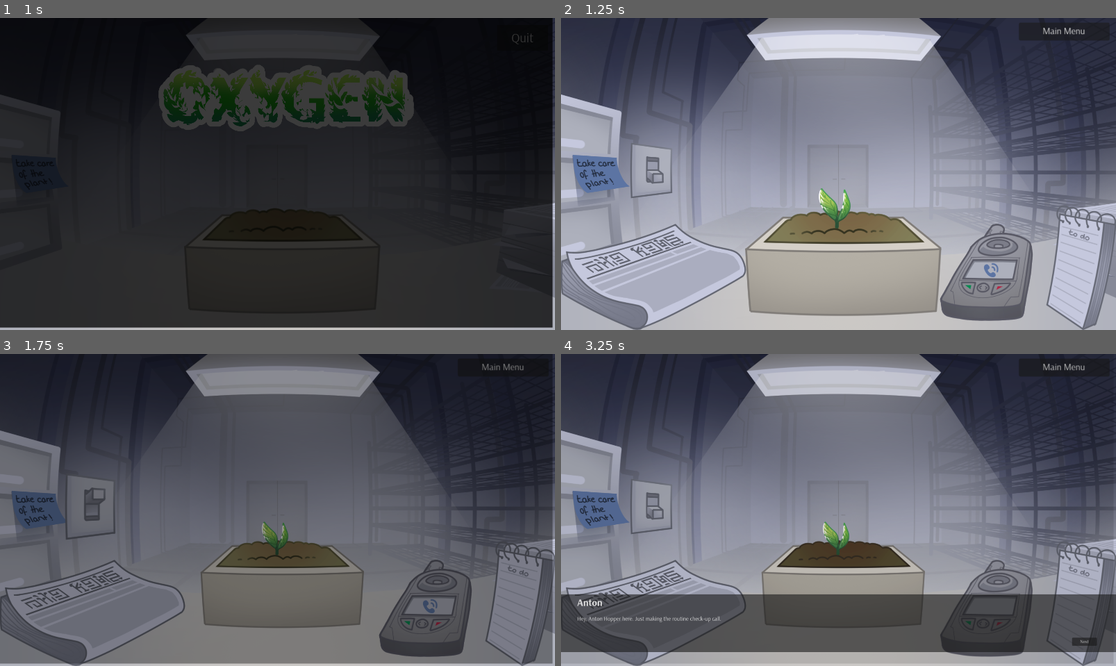
Above: before the commit, frames 1-4 (two rows, left to right).
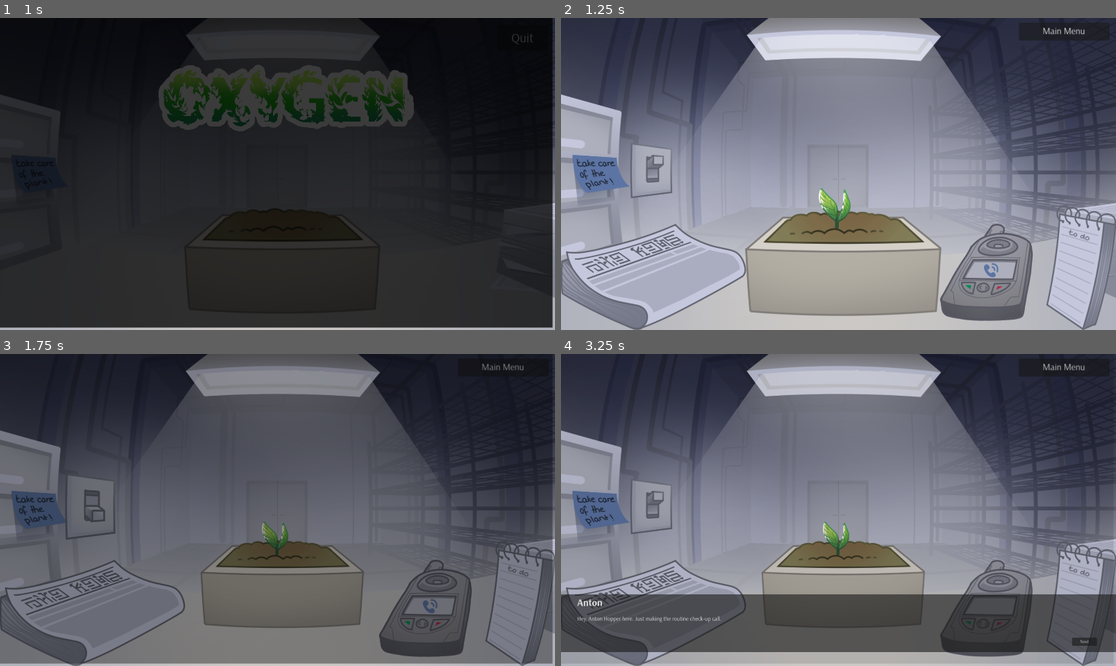
Above: after the commit, the same moments.

Repository: gringames/fem-devs-jam-24
Game: Godot game, scene res://menus/main_menu.tscn
Two runs of this game, one before a commit and one after it. Both use one fixed random seed, a clock stepped at 60 frames per second and the inputs below. Sound files missing from this copy of the repository are replaced by a short silence.
Inputs (mouse positions are in pixels of both pictures, inside the frame that each line leads up to):
- Up to frame 1 (1 s): move the mouse to (283, 245) at 0.52 s; click (283, 245) at 0.6 s
- Up to frame 2 (1.25 s): no input
- Up to frame 3 (1.75 s): move the mouse to (88, 506) at 1.27 s; click (88, 506) at 1.35 s
- Up to frame 4 (3.25 s): move the mouse to (844, 584) at 2.02 s; click (844, 584) at 2.1 s; move the mouse to (993, 609) at 2.77 s; click (993, 609) at 2.85 s

Frame 1 is identical in both runs. In frame 2, 0.2% of the frame differs, in the area x 15-19%, y 43-54%; in frame 3, 0.2%; in frame 4, 1.5%, in the area x 15-63%, y 43-69%.

Commit message:
plant and light switch update while dark

Diff:
--- a/femdevsjam24/Features/day_cycle/day_manager.gd
+++ b/femdevsjam24/Features/day_cycle/day_manager.gd
@@ -12,6 +12,7 @@
 @export var lights_on_sfx: AudioStreamPlayer
 @export var audioTrackHandler: TrackHandler
 @export var phone: Phone
+@export var light_switch: LightSwitch
 
 
 var day_info: Dictionary = {
@@ -227,7 +228,9 @@
 		},
 }
 
-var current_day: int = 1 # start with day 1 as day 0 is main menu
+
+ # start with day 1 as day 0 is main menu
+var current_day: int = 1
 
 const tasks_key: String = "tasks"
 const calls_key: String = "calls"
@@ -252,6 +255,7 @@
 
 	current_day += 1
 	lights_off_sfx.play()
+	light_switch.switch_off()
 	fade.fade_to_black()
 	_stop_current_music_track()
 
@@ -261,21 +265,22 @@
 		_determine_ending()
 		return
 
+	if has_tent_today[current_day - 1]:
+		plant.grow()
+	plant.get_dry()
+
 	play_track_for_current_day()
 	fade.fade_from_black()
 	lights_on_sfx.play()
+	light_switch.switch_on()
+
 
 
 func _next_day() -> void:
-	# print("current day: ", current_day)
 	_handle_day()
 
 
 func _handle_day() -> void:
-	if has_tent_today[current_day - 1]:
-		plant.grow()
-	plant.get_dry()
-
 	var current_calls: Array = day_info[current_day][calls_key]
 	if _is_call_happening_today(current_calls):
 		phone.ring()
--- a/femdevsjam24/Game/game.tscn
+++ b/femdevsjam24/Game/game.tscn
@@ -110,7 +110,7 @@
 
 [node name="Logic" type="Node" parent="."]
 
-[node name="DayManager" type="Node" parent="Logic" node_paths=PackedStringArray("next_day_button", "phone_call_text_box", "task_list", "newspaper", "plant", "fade", "audioStreamPlayer", "lights_off_sfx", "lights_on_sfx", "audioTrackHandler", "phone")]
+[node name="DayManager" type="Node" parent="Logic" node_paths=PackedStringArray("next_day_button", "phone_call_text_box", "task_list", "newspaper", "plant", "fade", "audioStreamPlayer", "lights_off_sfx", "lights_on_sfx", "audioTrackHandler", "phone", "light_switch")]
 script = ExtResource("6_i1hnc")
 next_day_button = NodePath("../../LightSwitch/LightSwitchClickable")
 phone_call_text_box = NodePath("../../TextBox")
@@ -123,6 +123,7 @@
 lights_on_sfx = NodePath("../../LightSwitch/LightSFXon")
 audioTrackHandler = NodePath("../TrackHandler")
 phone = NodePath("../../Phone")
+light_switch = NodePath("../../LightSwitch")
 
 [node name="TrackHandler" type="Node" parent="Logic"]
 script = ExtResource("13_towrx")
--- a/femdevsjam24/Game/light_switch.gd
+++ b/femdevsjam24/Game/light_switch.gd
@@ -1,15 +1,17 @@
 extends Sprite2D
+class_name LightSwitch
 
 @export var on: Texture2D
 @export var off: Texture2D
 
 
 func _ready() -> void:
-	texture = off
-	$LightSwitchClickable.connect("mouse_clicked_on_object", _switch)
+	switch_on()
+	$LightSwitchClickable.connect("mouse_clicked_on_object", switch_off)
 
 
-func _switch():
+func switch_on():
 	texture = on
-	await get_tree().create_timer(0.5).timeout
+
+func switch_off():
 	texture = off
